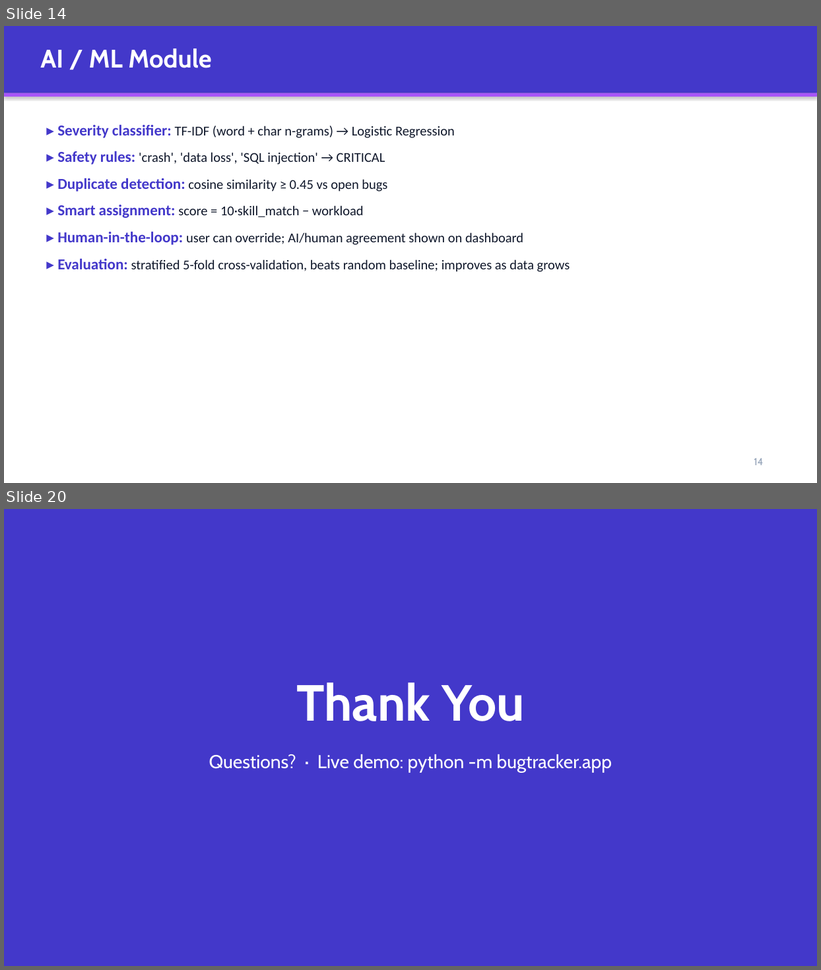
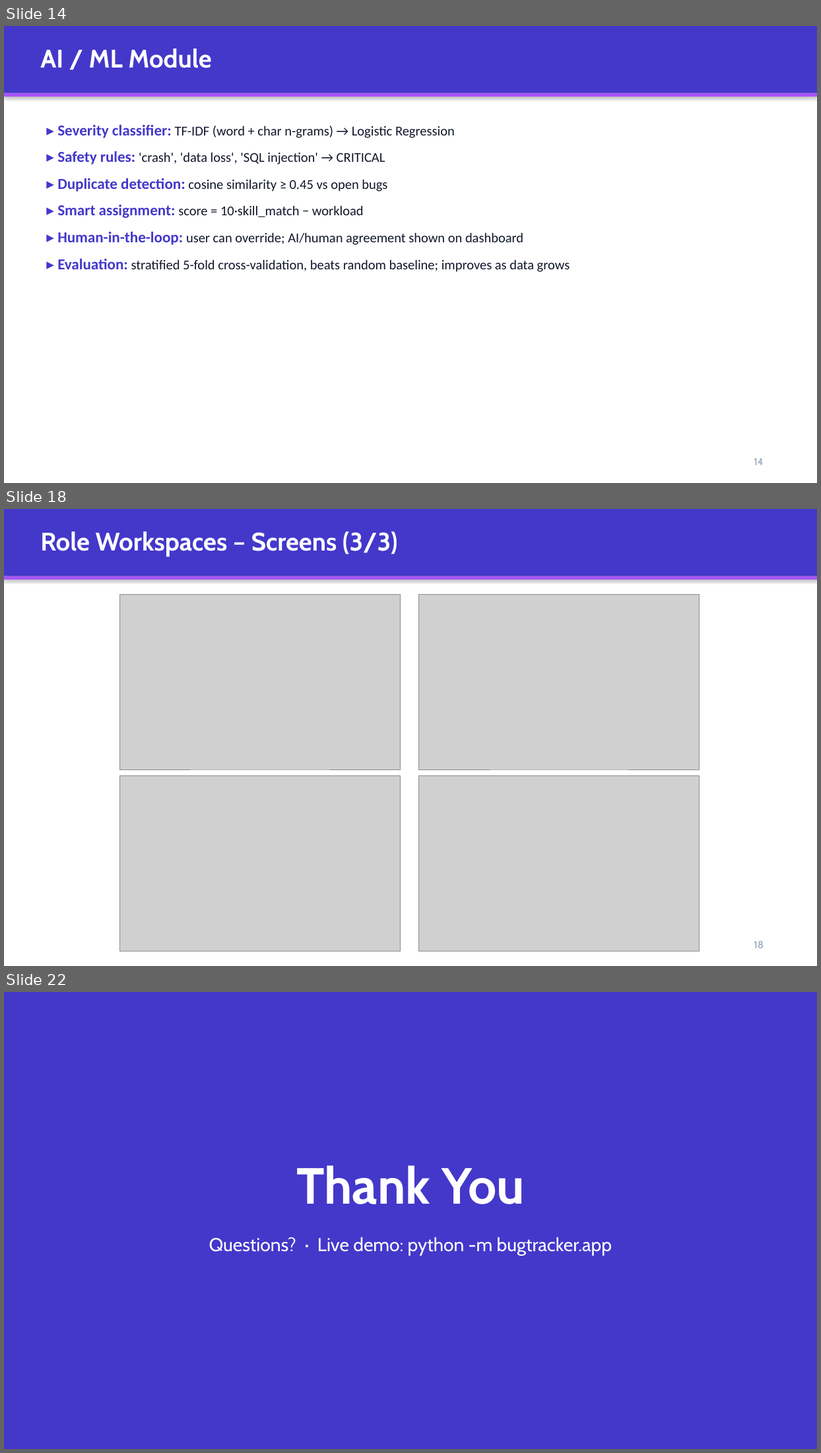
Before and after one commit to Shreya-Kumbar/NirBug--Software-Bug-Tracking-System-, a slide deck: docs/NirBug_Presentation.pptx. Shown one above the other, each under a label of ours: slides 14 and 20 before the commit, slides 14, 18 and 22 after it; the slides between them are not shown. The pictures are 821x970 and 821x1453 pixels, drawn with LibreOffice and Linux fonts; fonts in the diff are those of the drawing; grey boxes stand for pictures. Boxes give left, top, right and bottom in pixels: in the first picture for what was removed or moved away, otherwise in the second. Text is boxed around its words. In the diff, an @@ line names an element or a change of style, - is before the commit and + after.

```diff
--- a/docs/NirBug_Presentation.pptx
+++ b/docs/NirBug_Presentation.pptx
@@ slide 18 added at <box>4,509,817,966</box>, background #FFFFFF @@
@@ rectangle added at <box>4,509,817,576</box>, fill #4338CA @@
@@ text added at <box>40,531,397,557</box>, 30 pt, text #FFFFFF, bold @@
+Role Workspaces – Screens (3/3)
@@ rectangle added at <box>4,576,817,580</box>, fill #A855F7 @@
@@ picture added at <box>120,594,401,770</box> @@
@@ picture added at <box>418,594,700,770</box> @@
@@ picture added at <box>120,776,401,952</box> @@
@@ picture added at <box>418,776,700,952</box> @@
@@ text added at <box>754,941,764,949</box>, 12 pt, text #94A3B8 @@
+18
@@ what was slide 20 is now slide 22 @@
```
Also in this commit, not shown: 7 slides changed, 1 other slide added, 37 other files.
